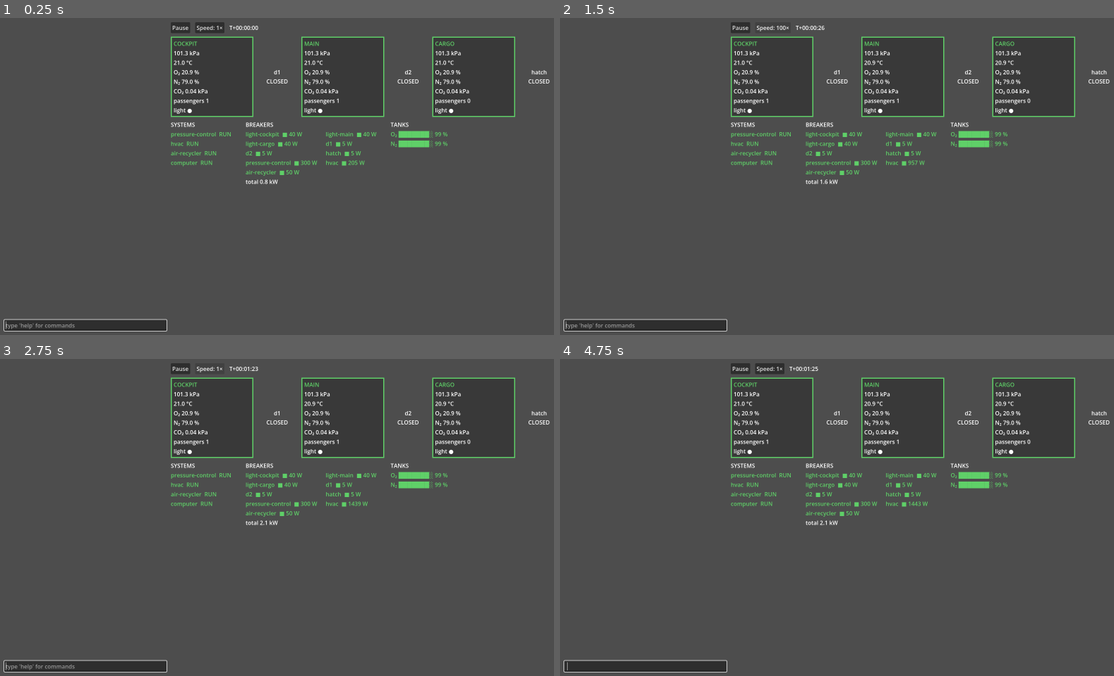
Above: before the commit, frames 1-4 (two rows, left to right).
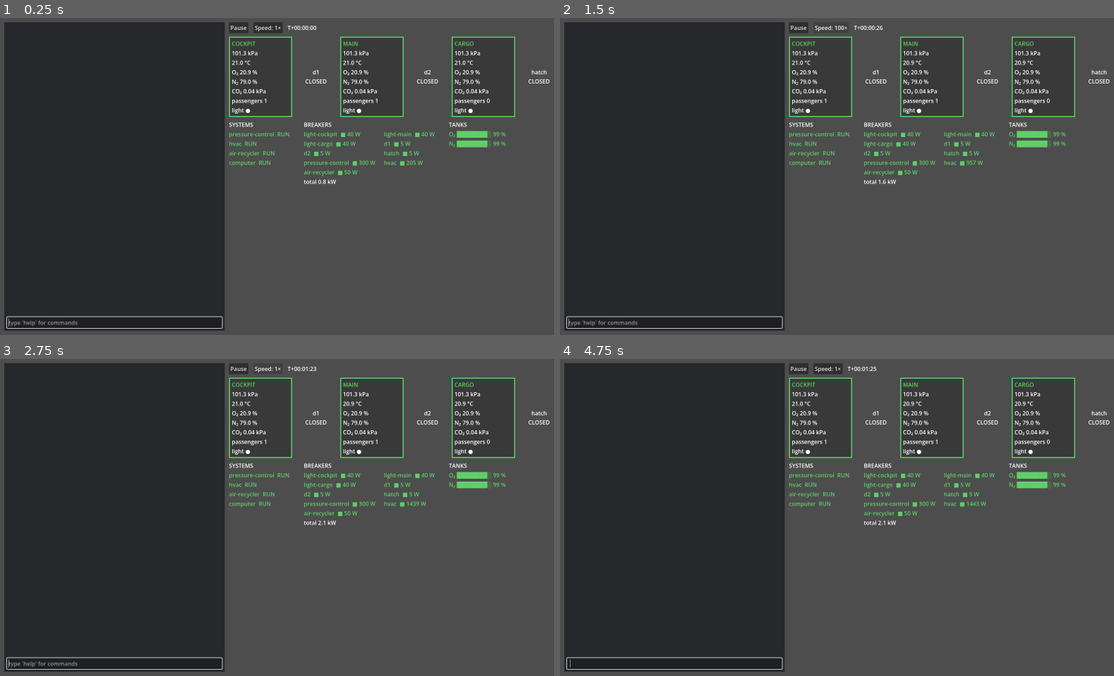
Above: after the commit, the same moments.

Repository: mvbrock/accretionism
Game: Godot game, scene res://scenes/main.tscn
The game is run twice, just before and just after one commit, with the same random seed, the same clock (stepped at 60 frames per second) and the same inputs.
Inputs (mouse positions are in pixels of both pictures, inside the frame that each line leads up to):
- Up to frame 1 (0.25 s): no input
- Up to frame 2 (1.5 s): click "Speed: 1×" at 0.5 s; click "Speed: 10×" at 1.25 s
- Up to frame 3 (2.75 s): click "Speed: 100×" at 2 s
- Up to frame 4 (4.75 s): click "Pause" at 2.75 s; click "Play" at 3.5 s; tap Enter at 4.25, 4.35 s; move the mouse to (964, 501) at 4.27 s; hold Up from 4.28 s (still down); click (964, 501) at 4.42 s; tap Space at 4.52 s

The runs differ from the first frame. In frame 1, 40% of the frame differs, in the area x 0-92%, y 1-99%; in frame 2, 40%; in frame 3, 40%; in frame 4, 40%.

Commit message:
console: console takes 40% of the window on a darker panel
Co-Authored-By: Claude Sonnet 5.5 <noreply@anthropic.com>

Diff:
--- a/prototypes/console/scripts/ui/main.gd
+++ b/prototypes/console/scripts/ui/main.gd
@@ -10,7 +10,11 @@
 const STALE_TEXT := "STALE"
 const ERROR_MARGIN_PX := 24
 const WINDOW_MARGIN_PX := 12
-const CONSOLE_WIDTH_PX := 460
+## The console column and the dashboard split the width in this ratio.
+const CONSOLE_SHARE := 40.0
+const DASHBOARD_SHARE := 60.0
+const CONSOLE_PANEL_COLOR := Color("26282c")
+const CONSOLE_PADDING_PX := 8
 
 ## Overridable so a test can load a different file.
 var data_path := SHIP_PATH
@@ -18,6 +22,7 @@
 var clock := SimClock.new()
 var dashboard: DashboardView
 var console: Console
+var console_panel: PanelContainer
 var overlay: Label
 var stale_label: Label
 var error_label: Label
@@ -121,11 +126,19 @@
 	split.add_theme_constant_override("separation", WINDOW_MARGIN_PX)
 	split.set_anchors_and_offsets_preset(Control.PRESET_FULL_RECT, Control.PRESET_MODE_MINSIZE, WINDOW_MARGIN_PX)
 	add_child(split)
+	console_panel = PanelContainer.new()
+	console_panel.size_flags_horizontal = Control.SIZE_EXPAND_FILL
+	console_panel.size_flags_stretch_ratio = CONSOLE_SHARE
+	var panel_style := StyleBoxFlat.new()
+	panel_style.bg_color = CONSOLE_PANEL_COLOR
+	panel_style.set_content_margin_all(CONSOLE_PADDING_PX)
+	console_panel.add_theme_stylebox_override("panel", panel_style)
+	split.add_child(console_panel)
 	console = Console.new()
-	console.custom_minimum_size = Vector2(CONSOLE_WIDTH_PX, 0)
-	split.add_child(console)
+	console_panel.add_child(console)
 	var stage := Control.new()
 	stage.size_flags_horizontal = Control.SIZE_EXPAND_FILL
+	stage.size_flags_stretch_ratio = DASHBOARD_SHARE
 	split.add_child(stage)
 	dashboard = DashboardView.new()
 	dashboard.set_anchors_preset(Control.PRESET_FULL_RECT)
--- a/prototypes/console/tests/test_main_scene.gd
+++ b/prototypes/console/tests/test_main_scene.gd
@@ -109,12 +109,14 @@
 	main.set_anchors_preset(Control.PRESET_TOP_LEFT) # so the size below isn't overridden by full-rect anchors
 	main.size = Vector2(1600, 900) # the headless window is only 64x64
 	await tree.process_frame
-	var console_rect := main.console.get_global_rect()
+	var console_rect := main.console_panel.get_global_rect()
 	var dashboard_rect := main.dashboard.get_global_rect()
 	assert_true(console_rect.end.x <= dashboard_rect.position.x,
 			"console %s is left of the dashboard %s" % [console_rect, dashboard_rect])
 	assert_true(console_rect.size.y >= 900 - 2 * Main.WINDOW_MARGIN_PX,
 			"console %s spans the window height" % console_rect)
+	var share: float = console_rect.size.x / 1600.0
+	assert_true(absf(share - 0.40) <= 0.03, "console panel takes about 40%% of the width, got %.3f" % share)
 	assert_true(dashboard_rect.end.x <= 1600, "dashboard %s stays inside the window" % dashboard_rect)
 
 
Not shown, changed: prototypes/console/docs/design.md
